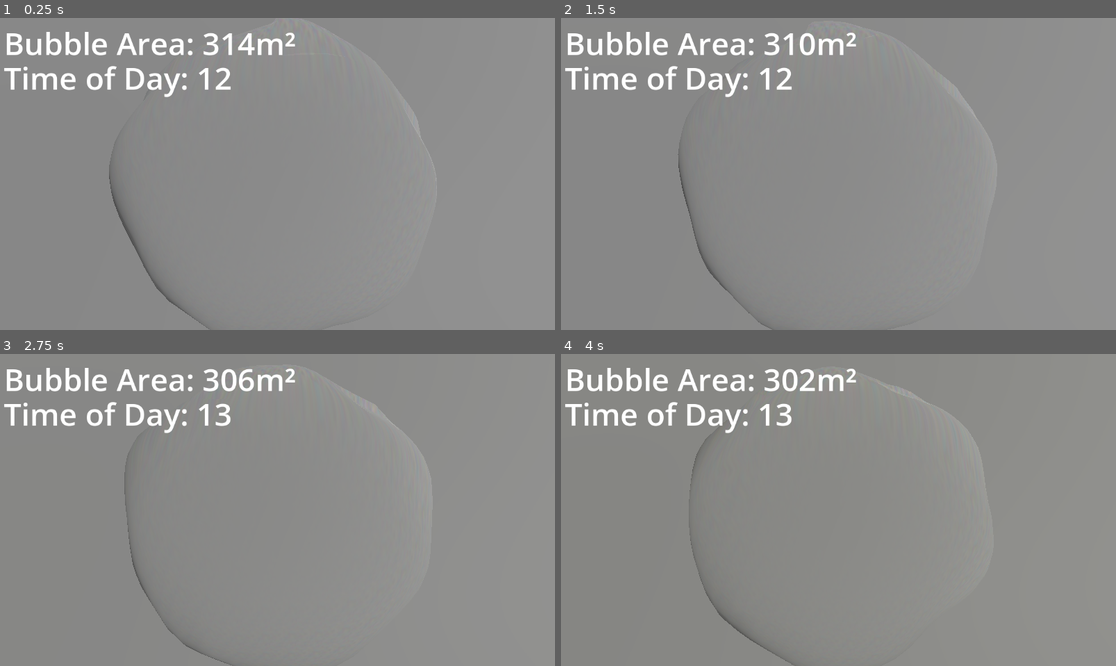
Above: before the commit, frames 1-4 (two rows, left to right).
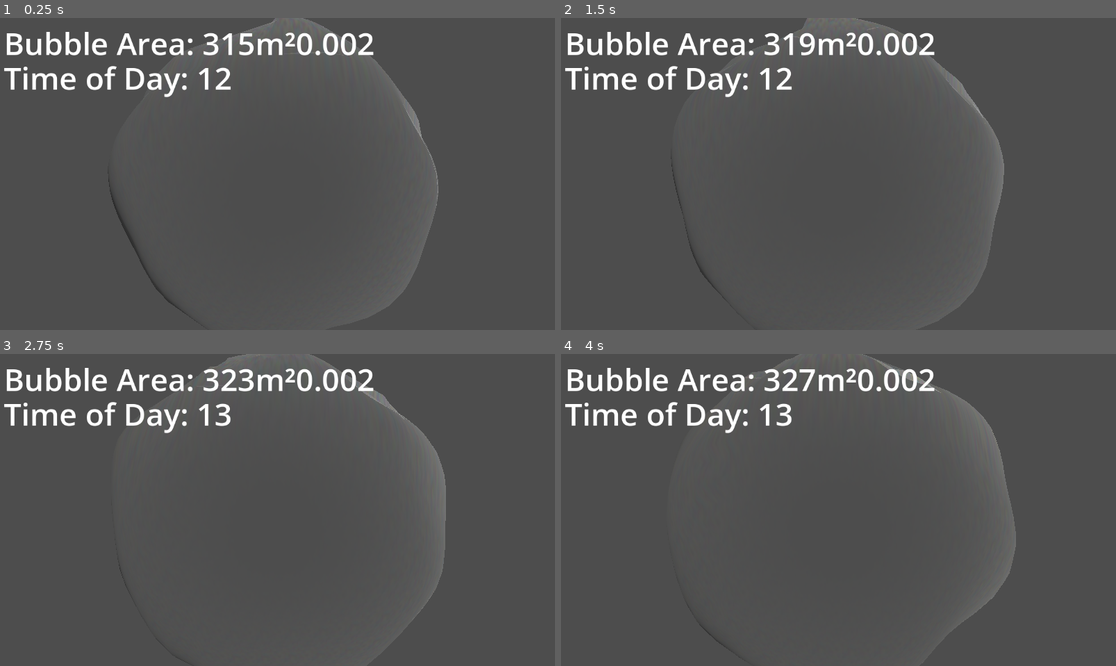
Above: after the commit, the same moments.

Repository: Lycentzia/platzen-oder-profit
Game: Godot game, scene res://main.tscn
Two runs of this game, one before a commit and one after it. Both use one fixed random seed, a clock stepped at 60 frames per second and the inputs below.
Inputs:
- Up to frame 1 (0.25 s): no input
- Up to frame 2 (1.5 s): no input
- Up to frame 3 (2.75 s): no input
- Up to frame 4 (4 s): no input

The runs differ from the first frame. In frame 1, 98% of the frame differs, in the area x 0-100%, y 0-100%; in frame 2, 98%; in frame 3, 98%; in frame 4, 98%.

Commit message:
Solve rebase problems

Diff:
--- a/main.gd
+++ b/main.gd
@@ -6,17 +6,26 @@
 
 var sphereInitialRadius = 10 # how to get this programmatically?
 var sphereShrinkRate = 0.999
+var building1 = 4
+var building2 = 2
+
+var oxygen = 0
 
 var time = 0 # time starts at 0
 var cycleTime = 120 # how many seconds are one day
 
 func _on_tick_timeout():
+	var oxygenOld = oxygen
+	oxygen = building1 * 0.002 - building2 * 0.003
+	if oxygen != oxygenOld:
+		sphereShrinkRate = sphereShrinkRate + oxygen
+
 	var scaleBefore = sphere.scale
 	var scaleAfter = scaleBefore * Vector3(sphereShrinkRate, sphereShrinkRate, sphereShrinkRate)
 	sphere.scale = scaleAfter
 
 	var sphereArea = sphere.scale.x * sphereInitialRadius * sphereInitialRadius * PI
-	scoresLabel.text = "Bubble Area: " + str(round(sphereArea)) + "m²"
+	scoresLabel.text = "Bubble Area: " + str(round(sphereArea)) + "m²" + str((oxygen))
 
 	time += 0.1
 	var timeRad = (time / cycleTime) * 2 * PI
--- a/main.tscn
+++ b/main.tscn
@@ -2,6 +2,7 @@
 
 [ext_resource type="Script" path="res://main.gd" id="1_62uqs"]
 [ext_resource type="PackedScene" uid="uid://bhyqis20wvvgn" path="res://sphere.tscn" id="1_kh8ai"]
+[ext_resource type="Script" path="res://tick.gd" id="3_1ixrc"]
 
 [sub_resource type="BoxShape3D" id="BoxShape3D_o3wit"]
 size = Vector3(100, 2, 100)
@@ -20,6 +21,7 @@
 
 [node name="Ground" type="StaticBody3D" parent="."]
 transform = Transform3D(1, 0, 0, 0, 1, 0, 0, 0, 1, 0, -1, 0)
+visible = false
 
 [node name="CollisionShape3D" type="CollisionShape3D" parent="Ground"]
 shape = SubResource("BoxShape3D_o3wit")
@@ -42,6 +44,7 @@
 [node name="Tick" type="Timer" parent="."]
 wait_time = 0.1
 autostart = true
+script = ExtResource("3_1ixrc")
 
 [node name="UI" type="Control" parent="."]
 layout_mode = 3
